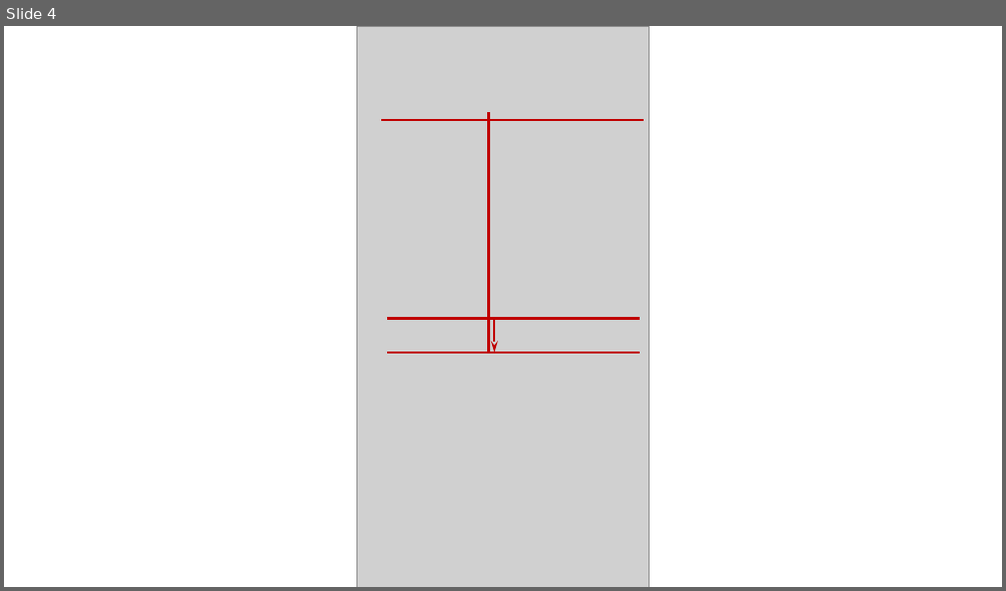
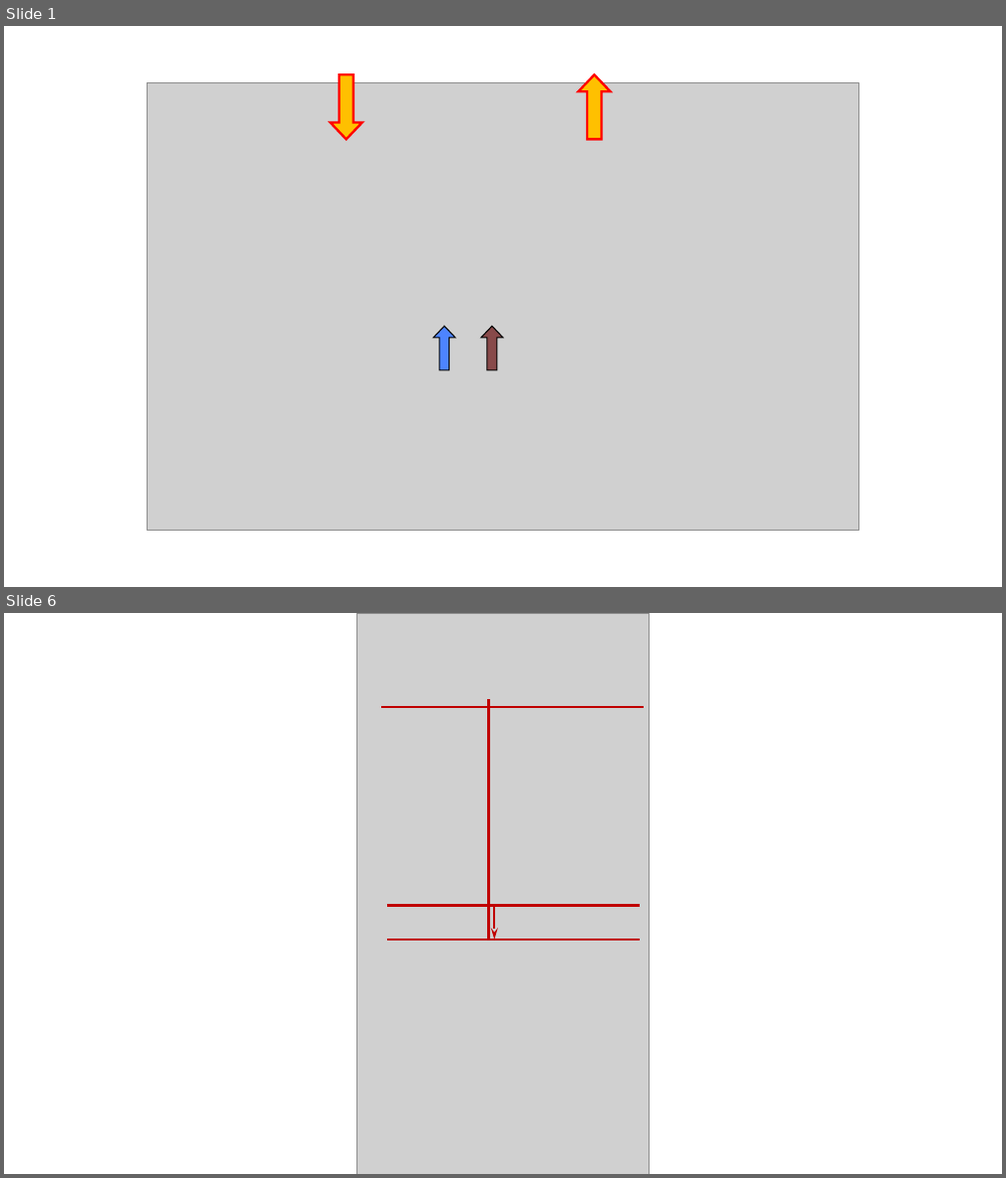
Before and after one commit to xpessoles/Sujets_Concours, a slide deck: 2009/CCMP_PSI_SI_Roburoc/images/Figures.pptx. Shown one above the other, each under a label of ours: slide 4 before the commit, slides 1 and 6 after it; the slides between them are not shown. The pictures are 1006x591 and 1006x1178 pixels, drawn with LibreOffice and Linux fonts; fonts in the diff are those of the drawing; grey boxes stand for pictures. Boxes give left, top, right and bottom in pixels: in the first picture for what was removed or moved away, otherwise in the second. Text is boxed around its words. In the diff, an @@ line names an element or a change of style, - is before the commit and + after.

```diff
--- a/2009/CCMP_PSI_SI_Roburoc/images/Figures.pptx
+++ b/2009/CCMP_PSI_SI_Roburoc/images/Figures.pptx
@@ slide 1 added at bbox=[4, 26, 1002, 587], background #FFFFFF @@
@@ picture added at bbox=[148, 82, 859, 531] @@
@@ up arrow added at bbox=[331, 75, 362, 139], fill #FFC000, outline #FF0000 2.25 pt @@
@@ up arrow added at bbox=[578, 75, 611, 139], fill #FFC000, outline #FF0000 2.25 pt @@
@@ up arrow added at bbox=[434, 326, 455, 371], fill #4D84FF, outline #000000 1 pt @@
@@ up arrow added at bbox=[481, 326, 503, 371], fill #884A4A, outline #000000 1 pt @@
@@ what was slide 4 is now slide 6 @@
```
Also in this commit, not shown: 2 other slides added, 1 slide removed, 5 other files.
